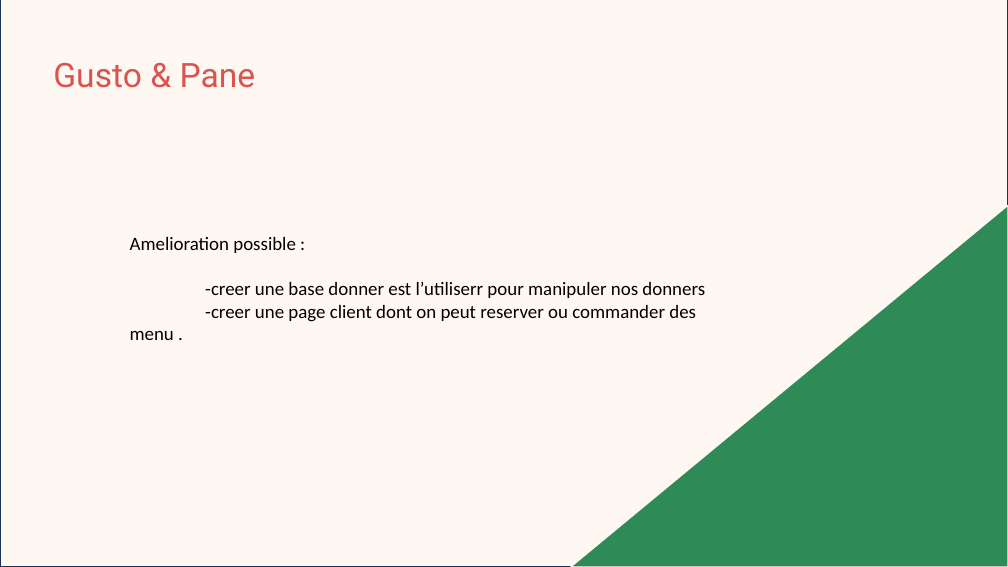
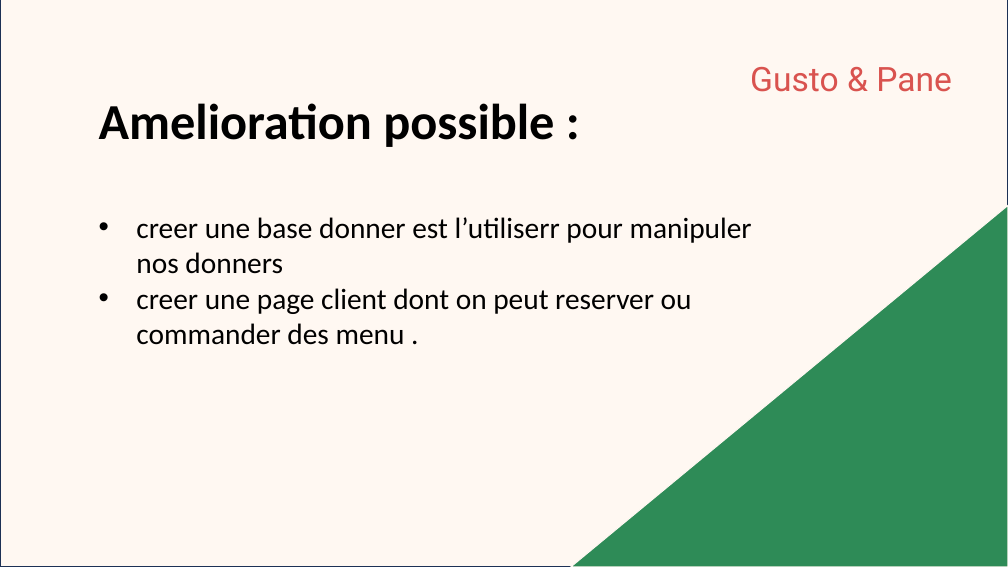
Before and after one commit to anaskablaoui/Gusto-pane, a slide deck: slide 15 of Présentation1.pptx (slide 8 before the commit). Drawn at 1008x567 pixels with LibreOffice and Linux fonts; fonts in the diff are those of the drawing. Boxes give left, top, right and bottom in pixels: in the first picture for what was removed or moved away, otherwise in the second. Text is boxed around its words. In the diff, an @@ line names an element or a change of style, - is before the commit and + after.

```diff
--- a/Présentation1.pptx
+++ b/Présentation1.pptx
@@ text "Gusto & Pane": place and size @@
-text "Gusto & Pane" at [53, 63, 256, 88]
+text "Gusto & Pane" at [750, 67, 952, 92]
@@ text added at [99, 103, 554, 147], 48 pt, text #000000, bold @@
+Amelioration possible :
@@ text at [136, 217, 752, 345]: text changed; size 18 to 28 pt @@
-Amelioration possible :
--creer une base donner est l’utiliserr pour manipuler nos donners
--creer une page client dont on peut reserver ou commander des menu .
+• creer une base donner est l’utiliserr pour manipuler nos donners
+• creer une page client dont on peut reserver ou commander des menu .
```
Also in this commit, not shown: 6 other slides changed, 4 slides added, 1 slide removed.
